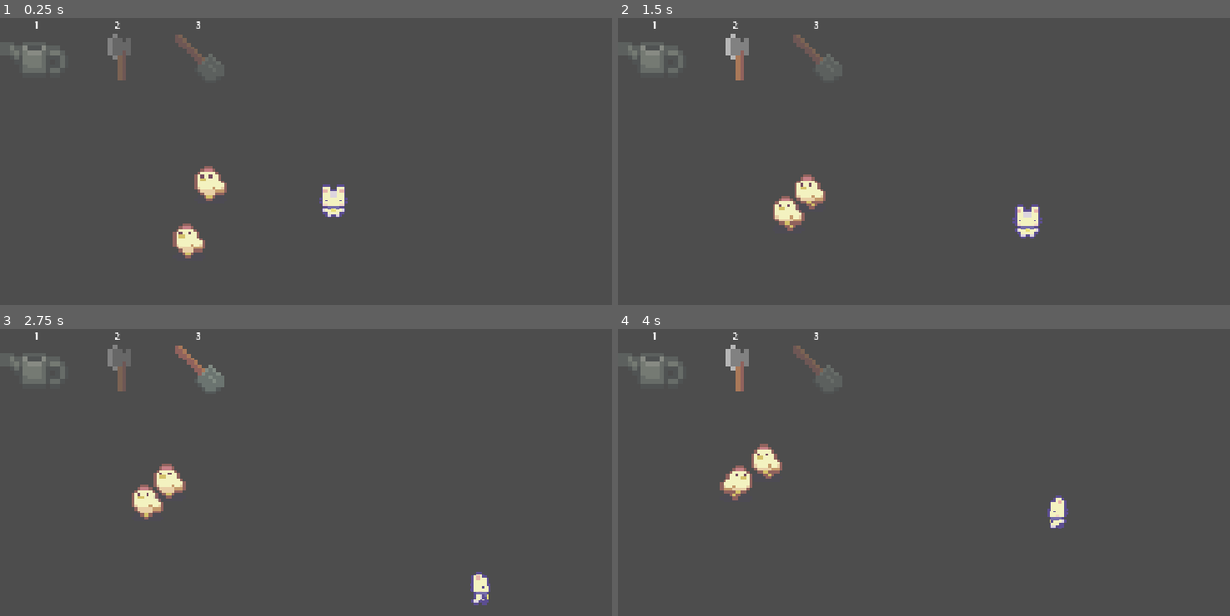
Above: before the commit, frames 1-4 (two rows, left to right).
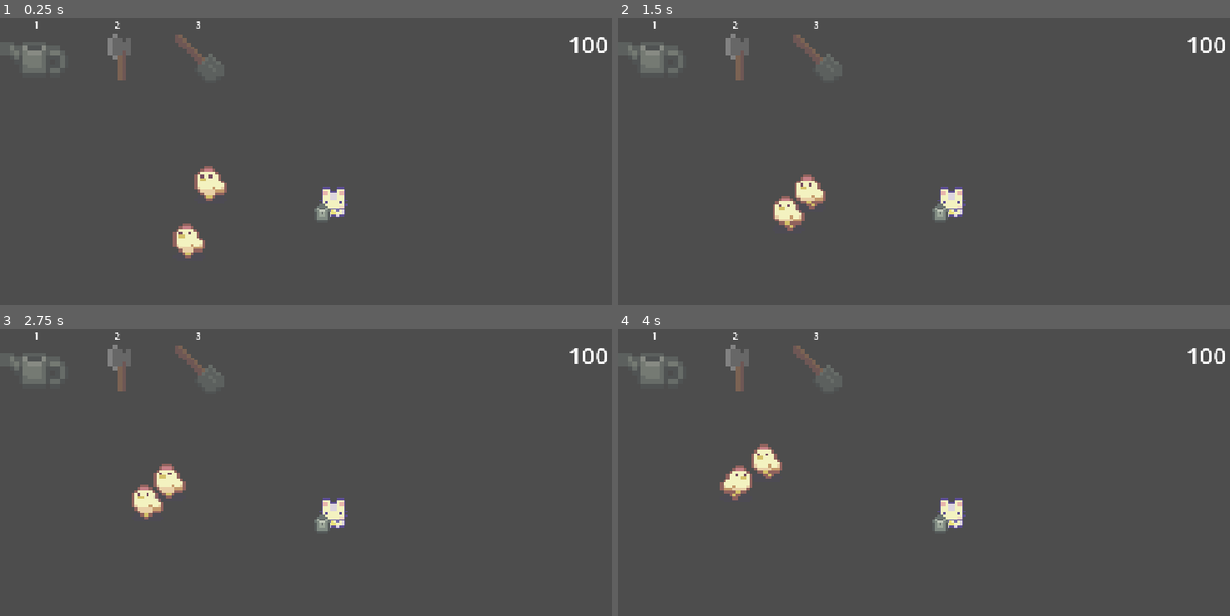
Above: after the commit, the same moments.

Repository: limidan7/an-f-sacht--my-farm-game--
Game: Godot game, scene res://Scenes/Level.tscn
The game is run twice, just before and just after one commit, with the same random seed, the same clock (stepped at 60 frames per second) and the same inputs.
Inputs (mouse positions are in pixels of both pictures, inside the frame that each line leads up to):
- Up to frame 1 (0.25 s): no input
- Up to frame 2 (1.5 s): move the mouse to (1095, 187) at 0.52 s; hold D (Right) 0.53-1.28 s; tap 1 (1) at 0.6 s; tap 2 (2) at 0.8, 1.35 s; move the mouse to (819, 224) at 1.27 s; hold S (Down) from 1.28 s (still down)
- Up to frame 3 (2.75 s): tap 3 (3) at 1.55, 2.1 s; move the mouse to (397, 435) at 2.02 s; release S (Down) at 2.03 s; hold D (Right) from 2.03 s (still down); hold Shift (shift, bound only after the commit) from 2.03 s (still down)
- Up to frame 4 (4 s): move the mouse to (917, 590) at 2.77 s; release D (Right) at 2.78 s; release Shift (shift, bound only after the commit) at 2.78 s; hold W (Up) 2.78-3.53 s; tap Shift (shift, bound only after the commit) at 2.85 s; tap 1 (1) at 3.05, 3.6 s; move the mouse to (1150, 572) at 3.52 s; hold A (Left) from 3.53 s (still down); tap 2 (2) at 3.8 s

The runs differ from the first frame. In frame 1, 0.5% of the frame differs, in the area x 51-100%, y 6-71%; in frame 2, 1.4%, in the area x 17-100%, y 5-77%; in frame 3, 1.1%; in frame 4, 1.3%.
Error after the commit: Parse Error: Function "sprinttakedown()" not found in base self. (res://Scripts/Player.gd:24)

Commit message:
semi-added a sprint tracker ( doesnt do nada )

Diff:
--- a/farm-game-2/Scenes/Level.tscn
+++ b/farm-game-2/Scenes/Level.tscn
@@ -6,6 +6,7 @@
 [ext_resource type="Texture2D" uid="uid://c6ndm0m1vklgb" path="res://Sprites/Tools Tileset.png" id="3_xylue"]
 [ext_resource type="Script" uid="uid://dcgnw0b8ye4im" path="res://Scripts/Inventory_texture.gd" id="4_tj5wv"]
 [ext_resource type="Texture2D" uid="uid://car35lhcxgs20" path="res://Sprites/Sprout Lands - Sprites - Basic pack/Characters/Shovel.png" id="5_tj5wv"]
+[ext_resource type="Script" uid="uid://bjtv0jqid4p6m" path="res://sprint label.gd" id="7_5rrr5"]
 [ext_resource type="PackedScene" uid="uid://bg3ifvt6crl5h" path="res://Scenes/chicken.tscn" id="7_ienac"]
 
 [sub_resource type="RectangleShape2D" id="RectangleShape2D_2affl"]
@@ -21,6 +22,9 @@
 [sub_resource type="AtlasTexture" id="AtlasTexture_tj5wv"]
 atlas = ExtResource("3_xylue")
 region = Rect2(36, 30, 15, 16)
+
+[sub_resource type="LabelSettings" id="LabelSettings_ienac"]
+font_size = 40
 
 [node name="Level" type="Node2D" unique_id=50586562]
 
@@ -110,6 +114,16 @@
 offset_bottom = 23.0
 script = ExtResource("3_8rbpu")
 
+[node name="sprint amount" type="Label" parent="CanvasLayer" unique_id=1235992]
+offset_left = 882.0
+offset_right = 1151.0
+offset_bottom = 92.0
+text = "Hello"
+label_settings = SubResource("LabelSettings_ienac")
+horizontal_alignment = 1
+vertical_alignment = 1
+script = ExtResource("7_5rrr5")
+
 [node name="chicken1" parent="." unique_id=1685971604 instance=ExtResource("7_ienac")]
 position = Vector2(580.00006, 554)
 
--- a/farm-game-2/Scripts/Global.gd
+++ b/farm-game-2/Scripts/Global.gd
@@ -1,11 +1,11 @@
 extends Node
 
 var Tool
-
+var Sprint = 100
 # Called when the node enters the scene tree for the first time.
 func _ready() -> void:
 	Tool = null
-
+	Sprint = 100
 
 # Called every frame. 'delta' is the elapsed time since the previous frame.
 func _process(delta: float) -> void:
--- a/farm-game-2/Scripts/Player.gd
+++ b/farm-game-2/Scripts/Player.gd
@@ -9,22 +9,22 @@
 
 func _ready() -> void:
 
+
 	movable = true
 	Sprite.play("Idle")
 
+func _physics_process(delta: float) -> void:
 
-
-
-
-func _physics_process(delta: float) -> void:
 	Tool_select()
 	if movable == true:
 		var direction = Input.get_vector("Left", "Right", "Up", "Down")
 		velocity = SPEED * direction
+		if Input.is_action_pressed("shift"):
+			velocity *= 1.7
+			sprinttakedown()
 		move_and_slide()
 		animation()
 		Click()
-
 
 func animation():
 	if movable == true:
--- a/farm-game-2/project.godot
+++ b/farm-game-2/project.godot
@@ -66,6 +66,11 @@
 "events": [Object(InputEventKey,"resource_local_to_scene":false,"resource_name":"","device":-1,"window_id":0,"alt_press …(191 unchanged characters)…
 ]
 }
+shift={
+"deadzone": 0.2,
+"events": [Object(InputEventKey,"resource_local_to_scene":false,"resource_name":"","device":-1,"window_id":0,"alt_pressed":false,"shift_pressed":false,"ctrl_pressed":false,"meta_pressed":false,"pressed":false,"keycode":0,"physical_keycode":4194325,"key_label":0,"unicode":0,"location":0,"echo":false,"script":null)
+]
+}
 
 [physics]
 
--- /dev/null
+++ b/farm-game-2/sprint label.gd
@@ -0,0 +1,11 @@
+extends Label
+var sprintamm = str(Global.Sprint)
+
+# Called when the node enters the scene tree for the first time.
+func _ready() -> void:
+	text = sprintamm
+
+
+# Called every frame. 'delta' is the elapsed time since the previous frame.
+func _process(delta: float) -> void:
+	text = sprintamm
Not shown, added: farm-game-2/sprint label.gd.uid
Not shown, added: farm-game-2/Scenes/Player.tscn1782179012.tmp
